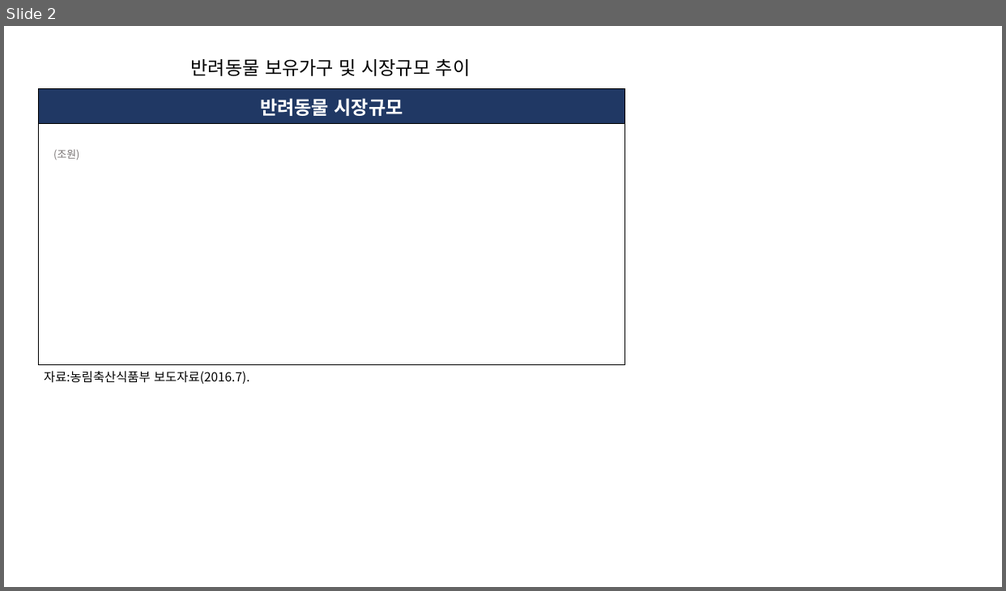
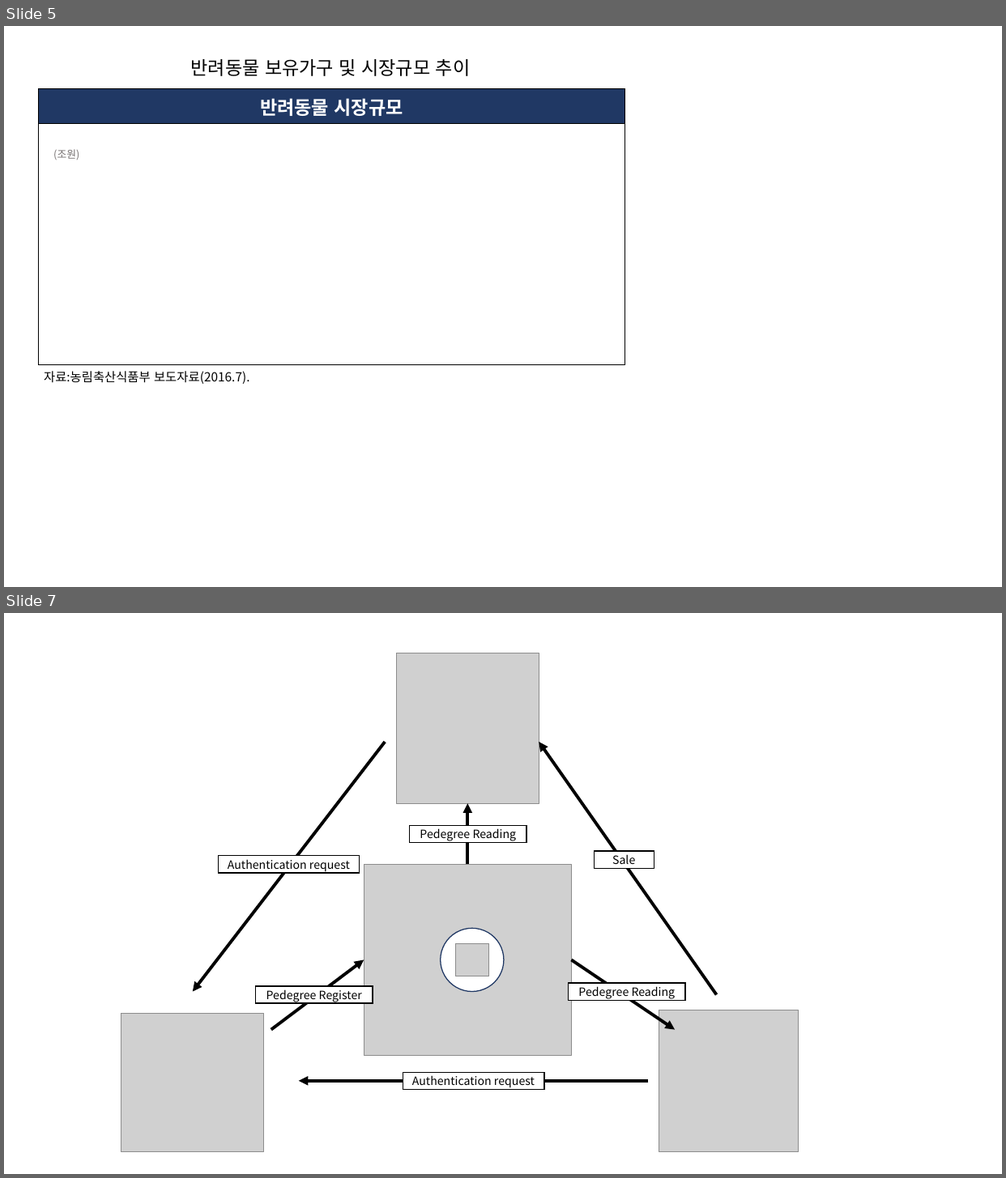
Before and after one commit to rndlr96/Line_Hakcerton, a slide deck: Line Hackerton picture.pptx. Shown one above the other, each under a label of ours: slide 2 before the commit, slides 5 and 7 after it; the slides between them are not shown. The pictures are 1006x591 and 1006x1178 pixels, drawn with LibreOffice and Linux fonts; fonts in the diff are those of the drawing; grey boxes stand for pictures. Boxes give left, top, right and bottom in pixels: in the first picture for what was removed or moved away, otherwise in the second. Text is boxed around its words. In the diff, an @@ line names an element or a change of style, - is before the commit and + after.

```diff
--- a/Line Hackerton picture.pptx
+++ b/Line Hackerton picture.pptx
@@ slide 7 added at (4, 613, 1002, 1174), background #FFFFFF @@
@@ group added at (121, 653, 799, 1152): 6 arrows, 6 rectangles, 5 pictures, 1 ellipse @@
+Authentication request
+Authentication request
+Pedegree Register
+Pedegree Reading
+Pedegree Reading
+Sale
@@ what was slide 2 is now slide 5 @@
```
Also in this commit, not shown: 1 slide changed, 3 other slides added.
